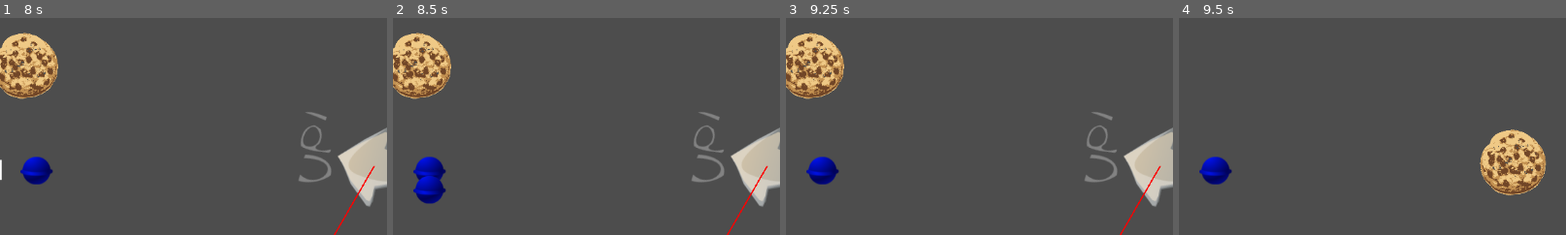
Above: before the commit, frames 1-4 (left to right).
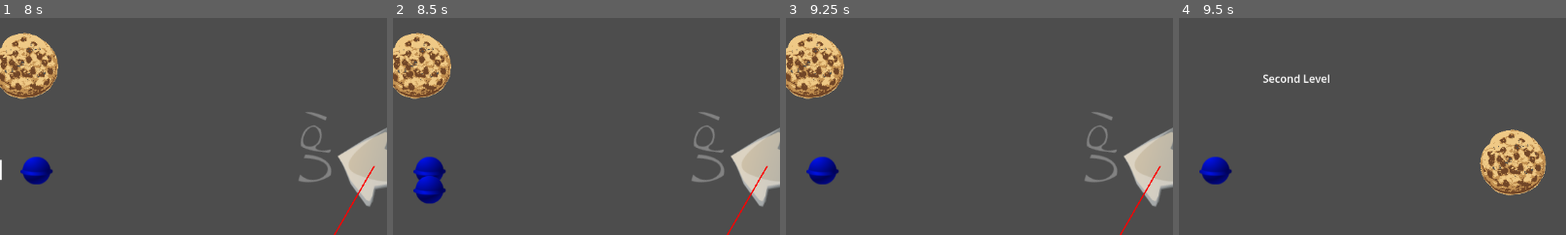
Above: after the commit, the same moments.

Repository: UpForDebate/BrackeysJam-2025
Game: Godot game, scene res://scenes/game_controller.tscn
Two runs of this game, one before a commit and one after it. Both use one fixed random seed, a clock stepped at 60 frames per second and the inputs below.
Inputs (mouse positions are % of the whole screen's width and height, from its top left):
- Up to frame 1 (8 s): tap Enter at 0.5 s; move the mouse to (72, 45) at 0.52 s; hold D 0.53-1.25 s; tap E at 0.6, 5.1, 6.6 s; click (72, 45) at 0.67 s; tap Space at 0.77, 6.77, 7.25 s; drag from (30, 55) to (45, 70) at 1.27 s; click "Play" at 2 s; click "Play" at 2.75 s; click "Start Game" at 3.5 s; click "Start Game" at 4.25 s; move the mouse to (60, 28) at 5.02 s; hold D 5.03-5.75 s; drag from (45, 70) to (34, 24) at 5.77 s; move the mouse to (80, 65) at 6.52 s; hold A 6.53-7.25 s; drag from (20, 35) to (86, 50) at 7.27 s
- Up to frame 2 (8.5 s): move the mouse to (55, 50) at 8.02 s; hold S from 8.03 s (still down); tap E at 8.1 s; click (55, 50) at 8.17 s
- Up to frame 3 (9.25 s): release S at 8.75 s; drag from (35, 25) to (30, 55) at 8.77 s
- Up to frame 4 (9.5 s): no input
The pictures show only the part of the screen within x 31-81%, y 13-63%; the shares and areas given below are measured in that part.

Frames 1-3 are identical in both runs. In frame 4, 0.4% of the frame differs, in the area x 21-39%, y 25-30%.

Commit message:
Added text to second level

Diff:
--- a/scenes/game_scenes/second_level.tscn
+++ b/scenes/game_scenes/second_level.tscn
@@ -38,3 +38,10 @@
 [node name="Spikes" parent="Mapa/Obstacle" instance=ExtResource("8_ousjt")]
 position = Vector2(-27, 41)
 rotation = -1.5695
+
+[node name="RichTextLabel" type="RichTextLabel" parent="Mapa"]
+offset_left = 482.0
+offset_top = 165.0
+offset_right = 656.0
+offset_bottom = 205.0
+text = "Second Level"
